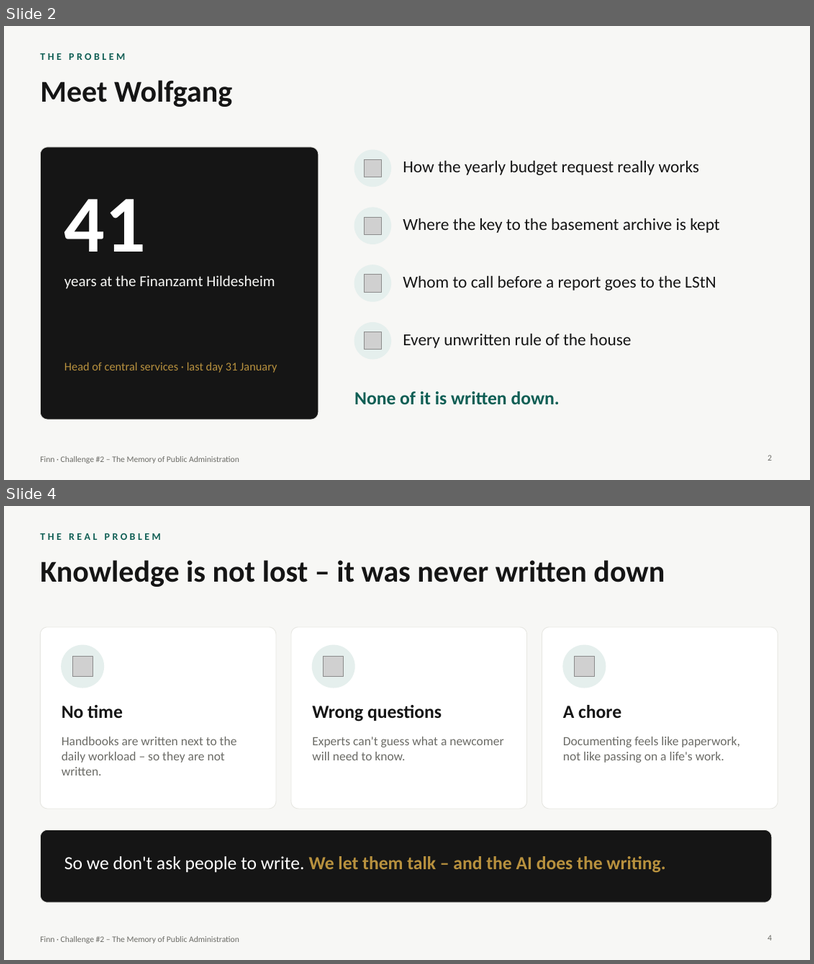
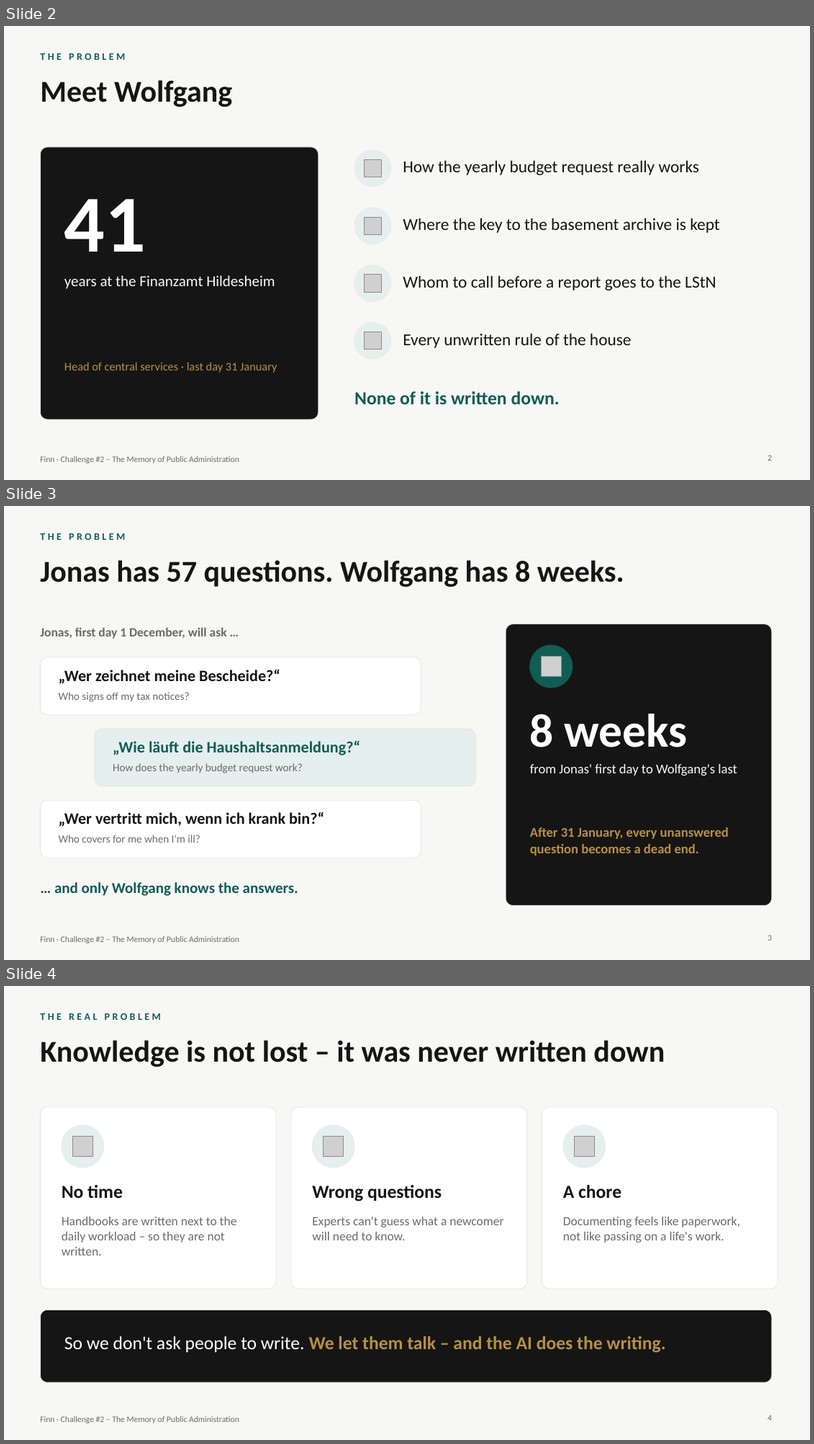
Before and after one commit to Akshai-Athota/MOE, a slide deck: presentation/Finn_Pitch.pptx. Shown one above the other, each under a label of ours: slides 2 and 4 before the commit, slides 2, 3 and 4 after it; the slides between them are not shown. The pictures are 814x964 and 814x1444 pixels, drawn with LibreOffice and Linux fonts; fonts in the diff are those of the drawing; grey boxes stand for pictures. Boxes give left, top, right and bottom in pixels: in the first picture for what was removed or moved away, otherwise in the second. Text is boxed around its words. In the diff, an @@ line names an element or a change of style, - is before the commit and + after.

```diff
--- a/presentation/Finn_Pitch.pptx
+++ b/presentation/Finn_Pitch.pptx
@@ slide 3 added at box(4, 506, 810, 960), background #F7F7F5; not listed: 1 template element that a slide beside it also shows @@
@@ text added at box(40, 533, 125, 540), 12 pt, text #0F5E54, bold @@
+THE PROBLEM
@@ title added at box(40, 560, 625, 587), 36 pt, text #151515, bold @@
+Jonas has 57 questions. Wolfgang has 8 weeks.
@@ text added at box(40, 628, 227, 638), 15 pt, text #6B6B66, bold @@
+Jonas, first day 1 December, will ask …
@@ rounded rectangle added at box(506, 624, 772, 906), fill #151515, outline #E6E6E1 0.75 pt @@
@@ ellipse added at box(530, 645, 573, 687), fill #0F5E54, outline #0F5E54 1 pt @@
@@ picture added at box(541, 656, 562, 677) @@
@@ rounded rectangle added at box(40, 657, 422, 715), fill #FFFFFF, outline #E6E6E1 0.75 pt @@
@@ text added at box(59, 669, 280, 684), 19 pt, text #151515, bold @@
+„Wer zeichnet meine Bescheide?“
@@ text added at box(59, 692, 189, 702), 13 pt, text #6B6B66 @@
+Who signs off my tax notices?
@@ text added at box(530, 713, 688, 747), 56 pt, text #FFFFFF, bold @@
+8 weeks
@@ rounded rectangle added at box(95, 728, 476, 786), fill #E5EFED, outline #E6E6E1 0.75 pt @@
@@ text added at box(113, 741, 360, 755), 19 pt, text #0F5E54, bold @@
+„Wie läuft die Haushaltsanmeldung?“
@@ text added at box(113, 763, 303, 773), 13 pt, text #6B6B66 @@
+How does the yearly budget request work?
@@ text added at box(530, 764, 737, 775), 16 pt, text #F7F7F5 @@
+from Jonas' first day to Wolfgang's last
@@ rounded rectangle added at box(40, 800, 422, 857), fill #FFFFFF, outline #E6E6E1 0.75 pt @@
@@ text added at box(59, 812, 324, 826), 19 pt, text #151515, bold @@
+„Wer vertritt mich, wenn ich krank bin?“
@@ text added at box(530, 827, 729, 855), 16 pt, text #B8913E, bold @@
+After 31 January, every unanswered question becomes a dead end.
@@ text added at box(59, 834, 200, 842), 13 pt, text #6B6B66 @@
+Who covers for me when I'm ill?
@@ text added at box(54, 882, 298, 896), 18 pt, text #0F5E54, bold @@
+… and only Wolfgang knows the answers.
@@ page number added at box(768, 934, 772, 940), 10 pt, text #6B6B66 @@
+3
```
Also in this commit, not shown: 5 slides changed, 4 other slides added, 4 slides removed.
